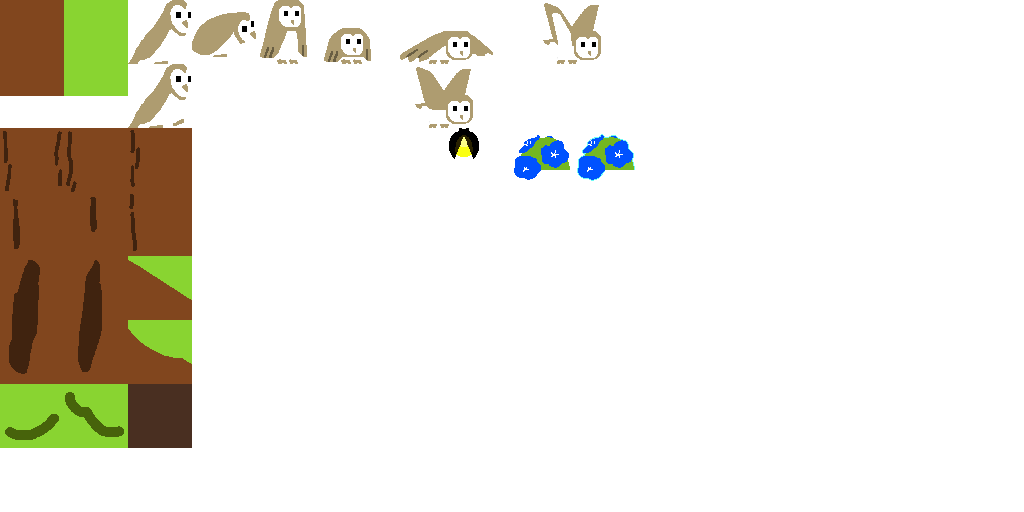
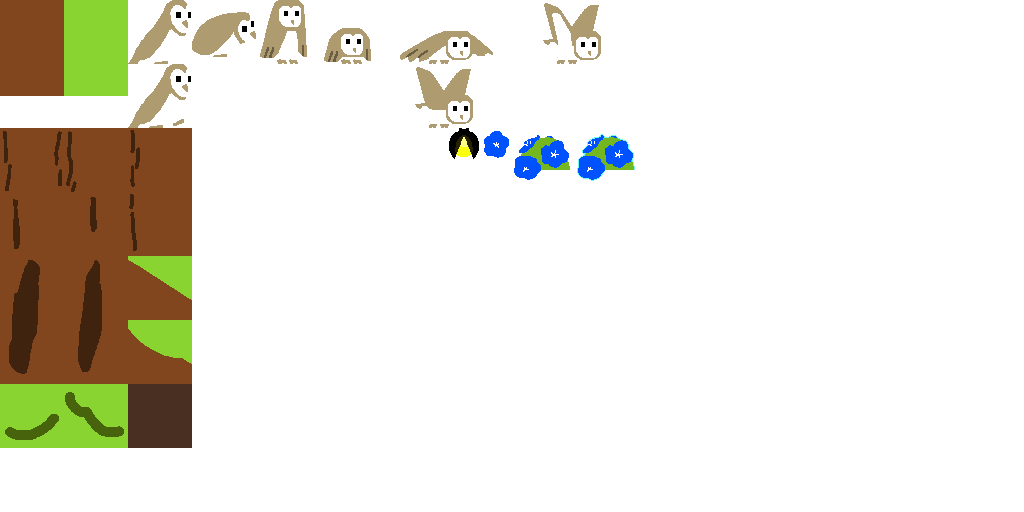
The second 1024 x 512 image is a revision of the first. Changes to its layers:
painted on "Paint Layer 1" over 484, 131, 509, 158
